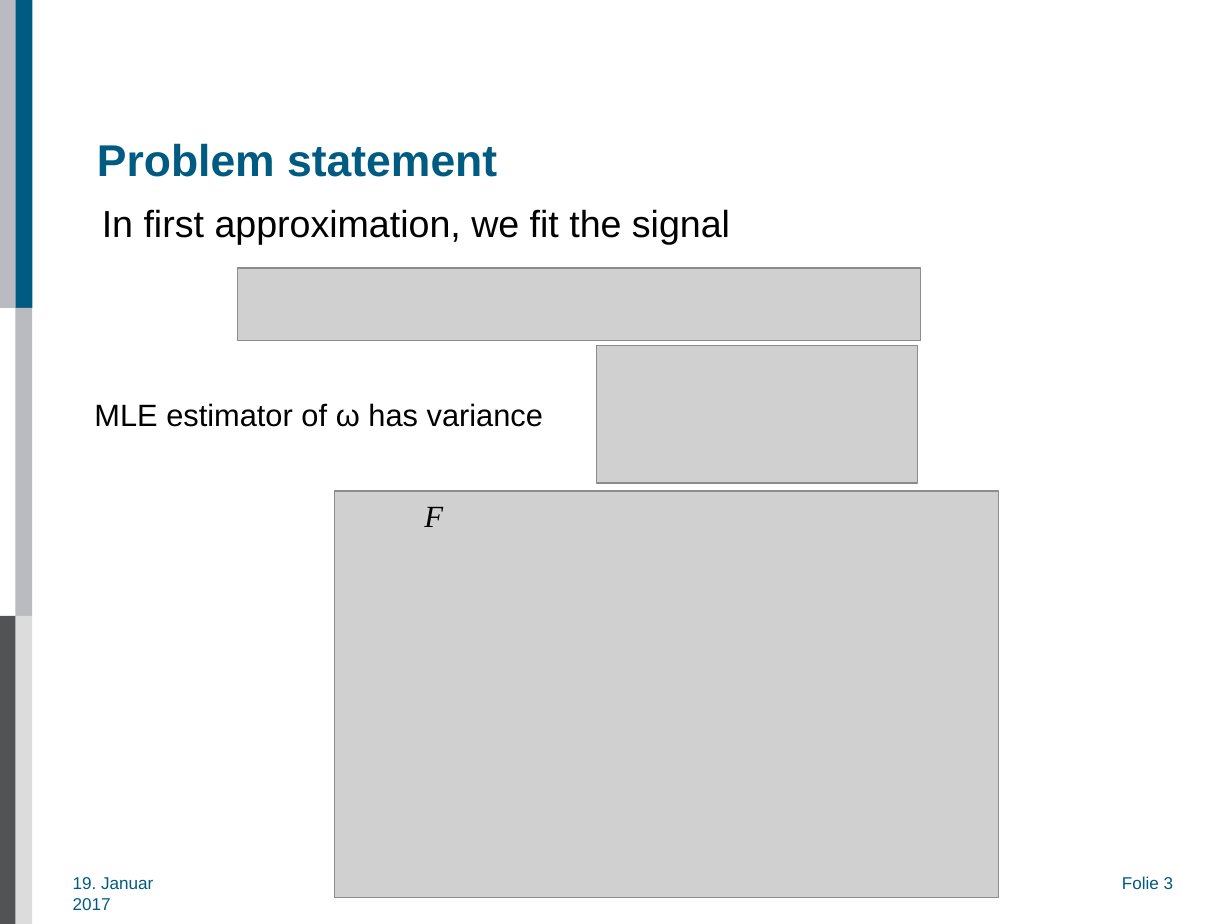
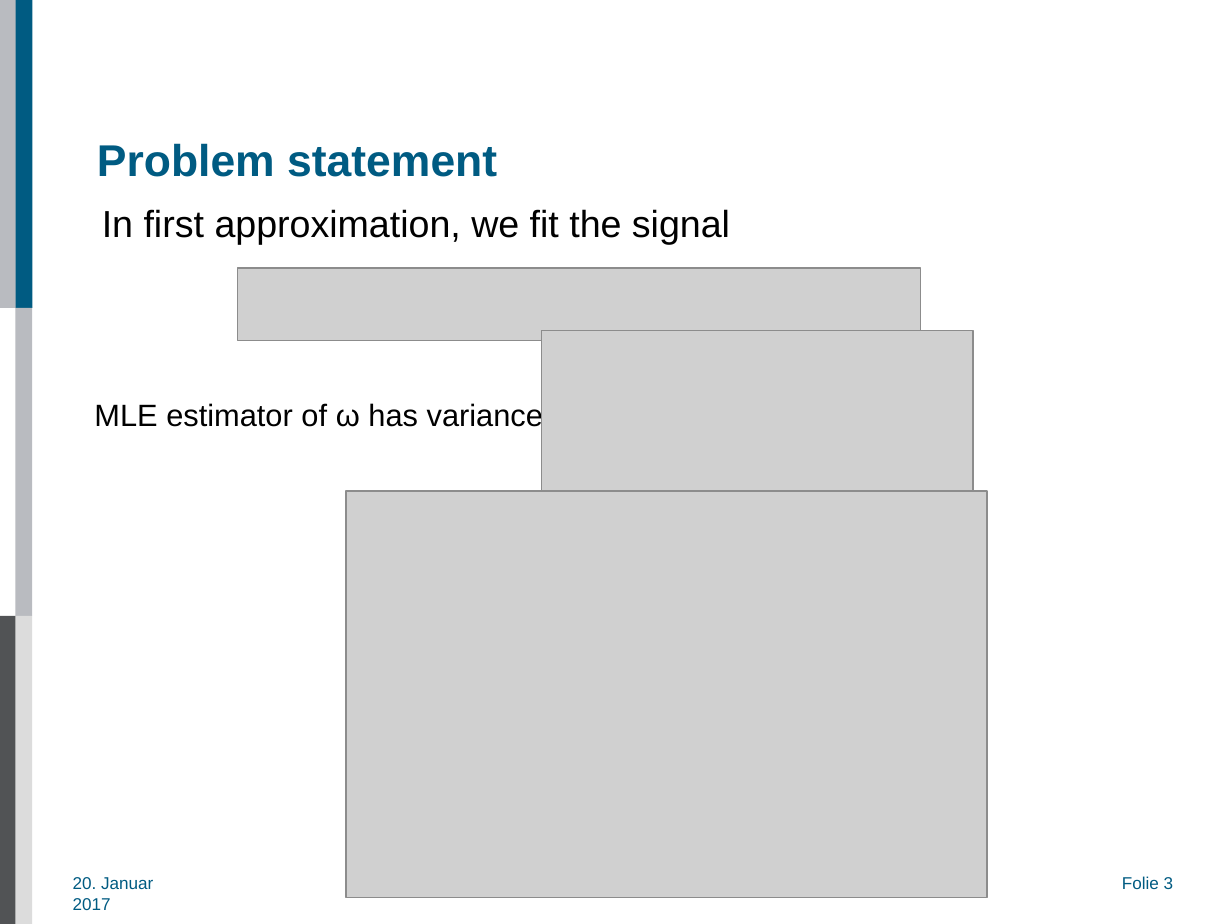
Before and after one commit to AlexAksentyev/EDM, a slide deck: slide 3 of MEPhI/TradAccConf17_Presentation.pptx. Drawn at 1232x924 pixels with LibreOffice and Linux fonts; fonts in the diff are those of the drawing; grey boxes stand for pictures; background and template pictures are left out. Boxes give left, top, right and bottom in pixels: in the first picture for what was removed or moved away, otherwise in the second. Text is boxed around its words. In the diff, an @@ line names an element or a change of style, - is before the commit and + after.

```diff
--- a/MEPhI/TradAccConf17_Presentation.pptx
+++ b/MEPhI/TradAccConf17_Presentation.pptx
@@ picture: place and size @@
-picture at (596, 346, 917, 484)
+picture at (541, 330, 973, 498)
@@ picture: place and size @@
-picture at (335, 492, 999, 898)
+picture at (346, 492, 987, 898)
@@ text removed at (424, 507, 443, 527) @@
-F
@@ text at (73, 877, 153, 910): text changed @@
-19. Januar 2017
+20. Januar 2017
```
Also in this commit, not shown: 5 other slides changed, 7 other files.
